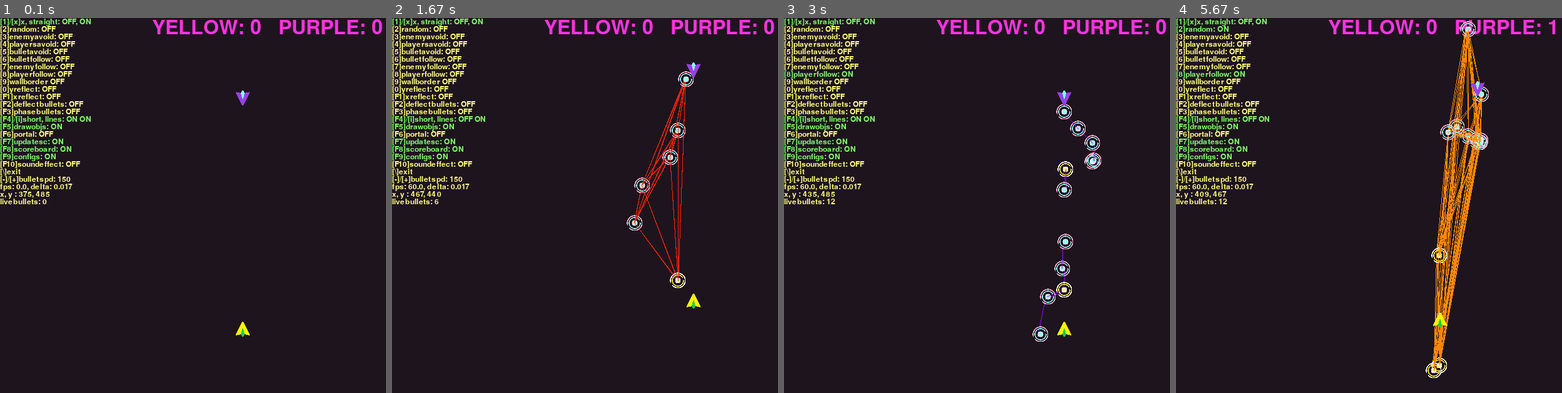
Above: before the commit, frames 1-4 (left to right).
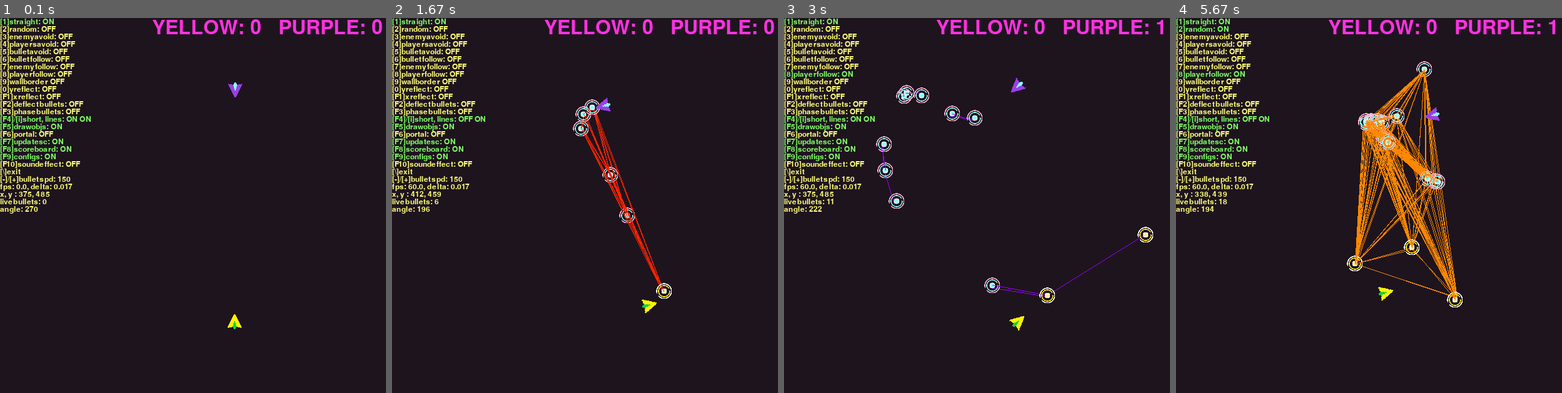
Above: after the commit, the same moments.

Repository: Sandwhiches/pygamegame
Game: pygame game, started from game/game.py
Same seed, same stepped clock (60 frames per second), same inputs: the game is played once before the commit and once after it.
Inputs:
- Up to frame 1 (0.1 s): no input
- Up to frame 2 (1.67 s): tap Shift at 0.33, 0.73, 1.03, 1.23, 1.57 s; hold Right 0.67-1.13 s; hold D 0.67-1.13 s; tap I at 0.82 s; hold Up 1.17-1.47 s; hold W 1.17-1.47 s; tap Right Shift at 1.32 s; hold Right from 1.5 s (still down); hold D from 1.5 s (still down)
- Up to frame 3 (3 s): tap Shift at 1.87, 2.07, 2.37, 2.63 s; release Right at 1.97 s; release D at 1.97 s; hold Left 2-2.53 s; hold A 2-2.53 s; tap I at 2.15 s; hold Down 2.57-2.87 s; hold S 2.57-2.87 s; tap Right Shift at 2.72 s; tap 8 at 2.9 s
- Up to frame 4 (5.67 s): tap 0 at 3.23 s; hold Left 3.57-3.97 s; hold A 3.57-3.97 s; tap Shift at 3.63, 3.93, 4.07, 4.47, 4.77, 5.47 s; tap Right Shift at 3.72 s; hold Up 4-4.37 s; hold W 4-4.37 s; hold Right 4.4-5.03 s; hold D 4.4-5.03 s; tap I at 4.55 s; tap 2 at 5.07 s; hold Down from 5.4 s (still down); hold S from 5.4 s (still down)

The runs differ from the first frame. In frame 1, 0.6% of the frame differs, in the area x 0-65%, y 0-85%; in frame 2, 2.7%; in frame 3, 2.4%; in frame 4, 8.4%, in the area x 0-82%, y 0-96%.

Commit message:
rotation

Diff:
--- a/game/game.py
+++ b/game/game.py
@@ -39,53 +39,45 @@
 short = True
 drawobj = True
 portal = False
-xval = False
 
 class gameobject():
-	def __init__(self, image, x, y, reverse):
-		self.image = image
+	def __init__(self, image, x, y, angle):
 		self.ox = x
 		self.oy = y
 		self.x = x
 		self.y = y
+		self.image = image
+		self.rotated_image = self.image
 		self.ded = False
-		self.orientation = reverse
-		self.reverse = reverse
-
-	def rotate180(self):
-		self.image = pygame.transform.flip(self.image, False, True)
-		if self.reverse:
-			self.reverse = False
-		else:
-			self.reverse = True
-
-	def setpos(self, choose, diff):
-		if choose == 0:
-			if diff < 0:
-				if int(self.x) <= bx1:
-					return
+		self.angle = angle
+
+	def rotateright(self ):
+		self.angle -= 2
+		self.angle %= 360
+
+	def rotateleft(self ):
+		self.angle += 2
+		self.angle %= 360
+
+	def setpos(self, diff):
+		self.x += diff*(math.cos(math.radians(self.angle)))
+		self.y -= diff*(math.sin(math.radians(self.angle)))
+
+	def updategame(self ):
+		if self.y <= dy[0] or self.y >= dy[1]:
+			if self.y <= dy[0]:
+				self.y = dy[1]
 			else:
-				if int(self.x) >= bx2:
-					return
-			self.x += diff
-
-		else:
-			if diff < 0:
-				if int(self.y) <= by1:
-					return
+				self.y = dy[0]
+		elif self.x <= dx[0] or self.x >= dx[1]:
+			if self.x <= dx[0]:
+				self.x = dx[1]
 			else:
-				if int(self.y) >= by2:
-					return
-			if int(self.y) == 300:
-				self.rotate180()
-			self.y += diff
-
-	def updategame(self ):
+				self.x = dx[0]
 		if self.ded == False and drawobj:
-			screen.blit(self.image, (self.x, self.y))
+			self.rotated_image = pygame.transform.rotate(self.image, self.angle)
+			screen.blit(self.rotated_image, (self.x - int(self.rotated_image.get_width()/2), self.y - int(self.rotated_image.get_height()/2)))
 		elif drawobj and self.ded:
-			if self.reverse != self.orientation:
-				self.rotate180()
 			self.ded = False
 			self.x, self.y = self.ox, self.oy
 
@@ -99,6 +91,7 @@
 		self.origin = origin
 		self.bulletspeed = bulletspeed
 		self.xbulletspeed = bulletspeed
+		self.angle = self.origin.angle
 		self.ready = False
 
 
@@ -287,8 +280,6 @@
 					self.x += dist + 3
 				else:
 					self.x -= dist + 3
-
-
 		if phase == False:
 			# deletes bullet and ship
 			if edistance <= 10:
@@ -298,8 +289,8 @@
 				ready.remove(self)
 
 	def setstart(self, x, y):
-		self.x = x
-		self.y = y
+		self.x = x - int(self.origin.rotated_image.get_width()/2)
+		self.y = y - int(self.origin.rotated_image.get_height()/2)
 		self.ready = True
 
 	def fire(self):
@@ -326,21 +317,17 @@
 
 		if straight:
 			# staight line
-			self.y += self.bulletspeed*delta
-			if xreflect or xval:
-				# just to see how it would move
-				# self.x += changesign((self.xbulletspeed + math.sqrt((math.pow(self.bulletspeed, 2)))), checksign(self.xbulletspeed))
-				self.x += self.xbulletspeed*delta
+			self.y += self.bulletspeed*delta*(math.sin(math.radians(self.angle)))
+			self.x -= self.xbulletspeed*delta*(math.cos(math.radians(self.angle)))
 		if randomy:
 			# random direction
-			self.x = random.randint(- 3, 3) + self.x
-			self.y = random.randint(- 3, 3) + self.y
+			self.x += random.randint(- 3, 3)
+			self.y -= random.randint(- 3, 3)
 
 		self.collisioncheck()
 
 		if drawobj:
 			screen.blit( self.image, (self.x, self.y))
-
 
 
 
@@ -354,9 +341,9 @@
 purple = pygame.transform.scale(pygame.image.load('paper-plane - Copy.png'), (25, 25))
 
 # plane
-player = gameobject(yellow, 375, 485, True)
+player = gameobject(yellow, 375, 485, angle = 270)
 # enemy plane
-enemy = gameobject(purple, 375, 115, False)
+enemy = gameobject(purple, 375, 115, angle = 90)
 
 
 
@@ -460,7 +447,7 @@
 	# updating delta value and setting frame rate
 	delta = clock.tick(60)/1000
 	# updating game configs
-	text = f'[1]/[x]x, straight: {xval}, {straight}\n[2]random: {randomy}\n[3]enemyavoid: {eavoid}\n[4]playersavoid: {oavoid}\n[5]bulletavoid: {b_avoid}\n[6]bulletfollow: {b_follow}\n[7]enemyfollow: {efollow}\n[8]playerfollow: {pfollow}\n[9]wallborder {wallhax}\n[0]yreflect: {yreflect}\n[F1]xreflect: {xreflect}\n[F2]deflectbullets: {deflect}\n[F3]phasebullets: {phase}\n[F4]/[i]short, lines: {short} {lines}\n[F5]drawobjs: {drawobj}\n[F6]portal: {portal}\n[F7]updatesc: {pyupdate}\n[F8]scoreboard: {scoreswitch}\n[F9]configs: {configuration}\n[F10]soundeffect: {sound}\n[\]exit\n[-]/[+]bulletspd: {round(bs, 1)}\nfps: {round(clock.get_fps(), 2)}, delta: {delta}\nx, y : {int(player.x)}, {int(player.y)}\nlivebullets: {len(ready)}\n'
+	text = f'[1]straight: {straight}\n[2]random: {randomy}\n[3]enemyavoid: {eavoid}\n[4]playersavoid: {oavoid}\n[5]bulletavoid: {b_avoid}\n[6]bulletfollow: {b_follow}\n[7]enemyfollow: {efollow}\n[8]playerfollow: {pfollow}\n[9]wallborder {wallhax}\n[0]yreflect: {yreflect}\n[F1]xreflect: {xreflect}\n[F2]deflectbullets: {deflect}\n[F3]phasebullets: {phase}\n[F4]/[i]short, lines: {short} {lines}\n[F5]drawobjs: {drawobj}\n[F6]portal: {portal}\n[F7]updatesc: {pyupdate}\n[F8]scoreboard: {scoreswitch}\n[F9]configs: {configuration}\n[F10]soundeffect: {sound}\n[\]exit\n[-]/[+]bulletspd: {round(bs, 1)}\nfps: {round(clock.get_fps(), 2)}, delta: {delta}\nx, y : {int(player.x)}, {int(player.y)}\nlivebullets: {len(ready)}\nangle: {player.angle}'
 	# updating color
 	if count % 2 == 0:
 		color = next(colors)
@@ -470,11 +457,7 @@
 
 	# allows keypresses 1 - K12 to change game settings
 	if configcheck:
-		if keys[pygame.K_x]:
-			xval = not xval
-			configcheck = False
-
-		elif keys[pygame.K_i]:
+		if keys[pygame.K_i]:
 			short = not short
 			configcheck = False
 
@@ -573,36 +556,35 @@
 
 	# enemy ship - WASD, player ship - arrow keys
 	if  keys[pygame.K_w]:
-		enemy.setpos(1, -150*delta)
+		enemy.setpos(-150*delta)
 
 	if keys[pygame.K_a]:
-		enemy.setpos(0, -150*delta)
+		enemy.rotateleft()
 
 	if keys[pygame.K_s]:
-		enemy.setpos(1, 150*delta)
+		enemy.setpos(150*delta)
 
 	if keys[pygame.K_d]:
-		enemy.setpos(0, 150*delta)
+		enemy.rotateright()
 
 	if  keys[pygame.K_UP]:
-		player.setpos(1, -150*delta)
+		player.setpos(-150*delta)
 
 	if keys[pygame.K_LEFT]:
-		player.setpos(0, -150*delta)
+		player.rotateleft()
 
 	if keys[pygame.K_DOWN]:
-		player.setpos(1, 150*delta)
+		player.setpos(150*delta)
 
 	if keys[pygame.K_RIGHT]:
-		player.setpos(0, 150*delta)
+		player.rotateright()
 
 	# controlling bullets: enemy ship - LEFT SHIFT, player ship - RIGHT SHIFT
 	if keys[pygame.K_RSHIFT] and ppress == True:
 		if sound:
 			pygame.mixer.music.load('muda.mp3')
 			pygame.mixer.music.play()
-		bulletp = bulletobject(im1,enemy = enemy, origin = player, bulletspeed = -bs)
-		bulletp.bulletspeed = changesign(player.reverse, bulletp.bulletspeed)
+		bulletp = bulletobject(im1,enemy = enemy, origin = player, bulletspeed = bs)
 		bulletp.setstart(player.x, player.y)
 		ready.append(bulletp)
 		ppress = False
@@ -611,7 +593,6 @@
 			pygame.mixer.music.load('ora.mp3')
 			pygame.mixer.music.play()
 		bullete = bulletobject(im2,enemy = player, origin = enemy, bulletspeed = bs)
-		bullete.bulletspeed = changesign(enemy.reverse, bullete.bulletspeed)
 		bullete.setstart(enemy.x, enemy.y)
 		ready.append(bullete)
 		epress = False
Binary file changed: game/paper-plane - Copy.png
Binary file changed: game/paper-plane.png
